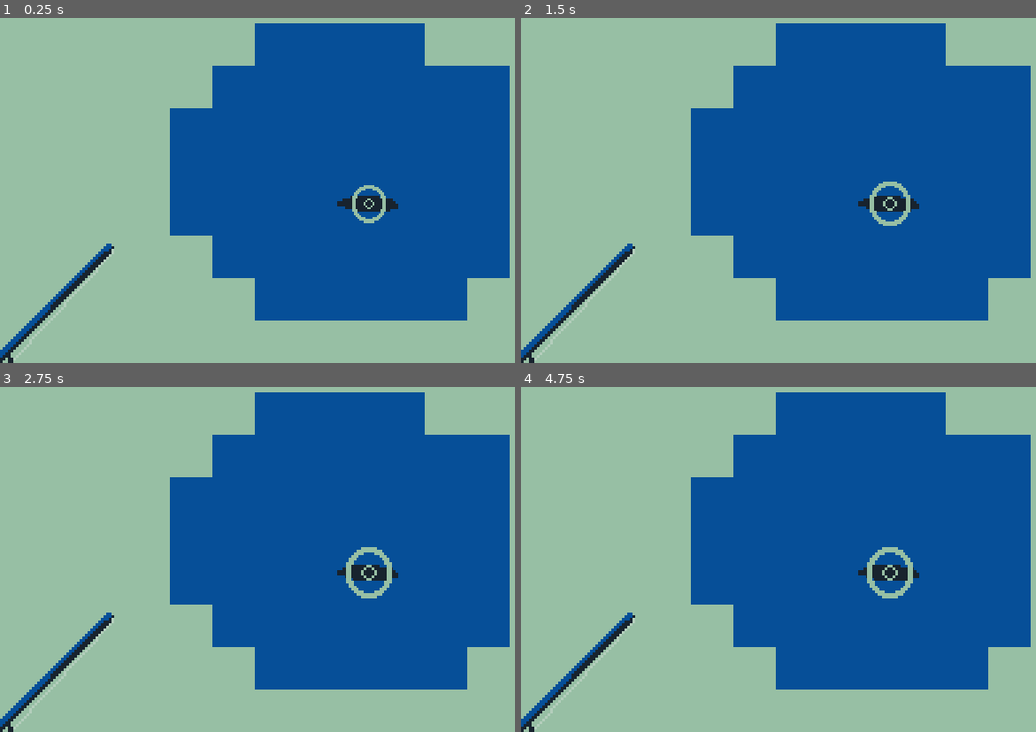
Above: before the commit, frames 1-4 (two rows, left to right).
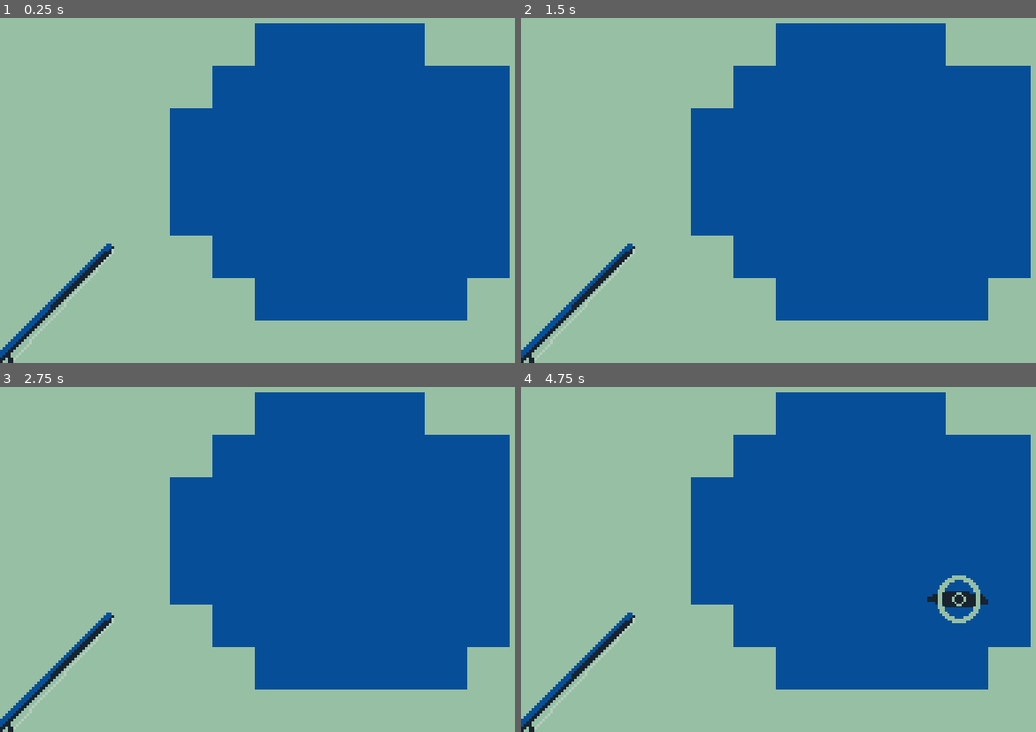
Above: after the commit, the same moments.

Repository: mathew-tran/fish-clicker
Game: Godot game, scene res://Scenes/Main.tscn
Same seed, same stepped clock (60 frames per second), same inputs: the game is played once before the commit and once after it.
Inputs:
- Up to frame 1 (0.25 s): no input
- Up to frame 2 (1.5 s): tap Enter at 1.25 s
- Up to frame 3 (2.75 s): no input
- Up to frame 4 (4.75 s): no input

The runs differ from the first frame. In frame 1, 0.6% of the frame differs, in the area x 65-78%, y 48-60%; in frame 2, 0.7%; in frame 3, 0.8%; in frame 4, 1.5%, in the area x 65-91%, y 46-69%.

Commit message:
fish spawner spawns fish

Diff:
--- a/fishclicker/Prefabs/Fish.tscn
+++ b/fishclicker/Prefabs/Fish.tscn
@@ -1,9 +1,25 @@
-[gd_scene load_steps=8 format=3 uid="uid://lq2p2dxhm7r7"]
+[gd_scene load_steps=9 format=3 uid="uid://lq2p2dxhm7r7"]
 
 [ext_resource type="Texture2D" uid="uid://mcnxhrnpmffy" path="res://Art/Sprites/Fish/Small.png" id="1_b0x67"]
 [ext_resource type="Script" path="res://Scripts/Fish.gd" id="1_bd4gt"]
 [ext_resource type="PackedScene" uid="uid://kabmds7dffp3" path="res://Prefabs/Activity.tscn" id="2_lxnhx"]
 [ext_resource type="PackedScene" uid="uid://c2tnx6dteb1h6" path="res://Prefabs/Splash.tscn" id="3_uukyq"]
+[ext_resource type="Texture2D" uid="uid://cthfkkaock6k" path="res://Art/Sprites/Fish/Detail/GoldFish.png" id="5_p83jl"]
+
+[sub_resource type="Animation" id="Animation_yja77"]
+length = 0.001
+tracks/0/type = "value"
+tracks/0/imported = false
+tracks/0/enabled = true
+tracks/0/path = NodePath(".:position")
+tracks/0/interp = 1
+tracks/0/loop_wrap = true
+tracks/0/keys = {
+"times": PackedFloat32Array(0),
+"transitions": PackedFloat32Array(1),
+"update": 0,
+"values": [Vector2(0, 0)]
+}
 
 [sub_resource type="Animation" id="Animation_2srqr"]
 resource_name = "anim"
@@ -19,21 +35,6 @@
 "transitions": PackedFloat32Array(1, 1, 1, 1),
 "update": 0,
 "values": [Vector2(0, 0), Vector2(-4, 0), Vector2(4, 0), Vector2(0, 0)]
-}
-
-[sub_resource type="Animation" id="Animation_yja77"]
-length = 0.001
-tracks/0/type = "value"
-tracks/0/imported = false
-tracks/0/enabled = true
-tracks/0/path = NodePath(".:position")
-tracks/0/interp = 1
-tracks/0/loop_wrap = true
-tracks/0/keys = {
-"times": PackedFloat32Array(0),
-"transitions": PackedFloat32Array(1),
-"update": 0,
-"values": [Vector2(0, 0)]
 }
 
 [sub_resource type="AnimationLibrary" id="AnimationLibrary_1vj5r"]
@@ -71,4 +72,19 @@
 offset_right = 10.0
 offset_bottom = 10.0
 
+[node name="DetailedFish" type="Sprite2D" parent="."]
+visible = false
+texture = ExtResource("5_p83jl")
+script = ExtResource("1_bd4gt")
+
+[node name="RunAwayTimer" type="Timer" parent="."]
+one_shot = true
+
+[node name="CompleteTimer" type="Timer" parent="."]
+wait_time = 1.5
+one_shot = true
+
+[connection signal="animation_finished" from="FishSprite/AnimationPlayer" to="." method="_on_animation_player_animation_finished"]
 [connection signal="button_up" from="Area2D" to="." method="_on_area_2d_button_up"]
+[connection signal="timeout" from="RunAwayTimer" to="." method="_on_run_away_timer_timeout"]
+[connection signal="timeout" from="CompleteTimer" to="." method="_on_complete_timer_timeout"]
--- /dev/null
+++ b/fishclicker/Prefabs/FishSpawner.tscn
@@ -0,0 +1,11 @@
+[gd_scene load_steps=2 format=3 uid="uid://danivpwggton7"]
+
+[ext_resource type="Script" path="res://Scripts/FishSpawner.gd" id="1_y3aks"]
+
+[node name="FishSpawner" type="Node"]
+script = ExtResource("1_y3aks")
+
+[node name="Timer" type="Timer" parent="."]
+one_shot = true
+
+[connection signal="timeout" from="Timer" to="." method="_on_timer_timeout"]
--- a/fishclicker/Prefabs/FishingRod.tscn
+++ b/fishclicker/Prefabs/FishingRod.tscn
@@ -2,6 +2,21 @@
 
 [ext_resource type="Texture2D" uid="uid://cw6ts8ywxxs27" path="res://Art/Sprites/Rod.png" id="1_mecuj"]
 [ext_resource type="Script" path="res://Scripts/FishingRod.gd" id="2_ag8vk"]
+
+[sub_resource type="Animation" id="Animation_yl5eu"]
+length = 0.001
+tracks/0/type = "value"
+tracks/0/imported = false
+tracks/0/enabled = true
+tracks/0/path = NodePath(".:rotation")
+tracks/0/interp = 1
+tracks/0/loop_wrap = true
+tracks/0/keys = {
+"times": PackedFloat32Array(0),
+"transitions": PackedFloat32Array(1),
+"update": 0,
+"values": [0.0]
+}
 
 [sub_resource type="Animation" id="Animation_hwtd0"]
 resource_name = "anim"
@@ -17,21 +32,6 @@
 "transitions": PackedFloat32Array(1, 1, 1, 1),
 "update": 0,
 "values": [0.0, -0.0872665, 0.0872665, 0.0]
-}
-
-[sub_resource type="Animation" id="Animation_yl5eu"]
-length = 0.001
-tracks/0/type = "value"
-tracks/0/imported = false
-tracks/0/enabled = true
-tracks/0/path = NodePath(".:rotation")
-tracks/0/interp = 1
-tracks/0/loop_wrap = true
-tracks/0/keys = {
-"times": PackedFloat32Array(0),
-"transitions": PackedFloat32Array(1),
-"update": 0,
-"values": [0.0]
 }
 
 [sub_resource type="AnimationLibrary" id="AnimationLibrary_f65s2"]
@@ -55,3 +55,7 @@
 "": SubResource("AnimationLibrary_f65s2")
 }
 speed_scale = 1.5
+
+[node name="Fishing Area" type="RayCast2D" parent="."]
+position = Vector2(16, 2)
+target_position = Vector2(0, 5)
--- a/fishclicker/Prefabs/SpawnMarker.tscn
+++ b/fishclicker/Prefabs/SpawnMarker.tscn
@@ -3,6 +3,6 @@
 [ext_resource type="Texture2D" uid="uid://dnp7pxuamsmfn" path="res://Art/Sprites/InEditor/SpawnMarker.png" id="1_nxcqp"]
 [ext_resource type="Script" path="res://Scripts/SpawnMarker.gd" id="2_x8166"]
 
-[node name="SpawnMarker" type="Sprite2D"]
+[node name="SpawnMarker" type="Sprite2D" groups=["SpawnMarker"]]
 texture = ExtResource("1_nxcqp")
 script = ExtResource("2_x8166")
--- /dev/null
+++ b/fishclicker/Resources/FishData.gd
@@ -0,0 +1,15 @@
+extends Resource
+
+class_name FishData
+
+enum SIZE {
+	SMALL,
+	LARGE
+}
+
+@export var FishImage : Texture
+@export var FishName = ""
+@export var FishSize : SIZE
+@export var FishID = "A000"
+@export var Tugs = 3
+@export var TimeLimit = 5.0
--- /dev/null
+++ b/fishclicker/Resources/Levels/Pond/P001_GoldFish.tres
@@ -0,0 +1,13 @@
+[gd_resource type="Resource" script_class="FishData" load_steps=3 format=3 uid="uid://byl4nrhgkmfeb"]
+
+[ext_resource type="Script" path="res://Resources/FishData.gd" id="1_clxro"]
+[ext_resource type="Texture2D" uid="uid://cthfkkaock6k" path="res://Art/Sprites/Fish/Detail/GoldFish.png" id="1_mwbec"]
+
+[resource]
+script = ExtResource("1_clxro")
+FishImage = ExtResource("1_mwbec")
+FishName = "Goldfish"
+FishSize = 0
+FishID = "P000"
+Tugs = 3
+TimeLimit = 5.0
--- a/fishclicker/Scenes/Main.tscn
+++ b/fishclicker/Scenes/Main.tscn
@@ -3,7 +3,7 @@
 [ext_resource type="Texture2D" uid="uid://cmac1n1xjmu75" path="res://Art/Sprites/Environment.png" id="1_ucgu0"]
 [ext_resource type="PackedScene" uid="uid://dh11xq6bpg5aq" path="res://Prefabs/FishingRod.tscn" id="2_5uww4"]
 [ext_resource type="PackedScene" uid="uid://qdxgrfsmk8dm" path="res://Prefabs/SpawnMarker.tscn" id="3_4ctxt"]
-[ext_resource type="PackedScene" uid="uid://lq2p2dxhm7r7" path="res://Prefabs/Fish.tscn" id="3_pn1kb"]
+[ext_resource type="PackedScene" uid="uid://danivpwggton7" path="res://Prefabs/FishSpawner.tscn" id="5_q0kc4"]
 
 [sub_resource type="TileSetAtlasSource" id="TileSetAtlasSource_eykgf"]
 texture = ExtResource("1_ucgu0")
@@ -36,8 +36,6 @@
 layer_0/tile_data = PackedInt32Array(0, 65537, 1, 65536, 65537, 1, 131072, 65537, 1, 196608, 65537, 1, 262144, 65537, 1 …(2579 unchanged characters)…
 
 [node name="FishingRod" parent="TileMap" instance=ExtResource("2_5uww4")]
-
-[node name="Fish" parent="." instance=ExtResource("3_pn1kb")]
 
 [node name="SpawnMarkers" type="Node2D" parent="."]
 visible = false
@@ -83,3 +81,5 @@
 
 [node name="SpawnMarker14" parent="SpawnMarkers" instance=ExtResource("3_4ctxt")]
 position = Vector2(115, 119)
+
+[node name="FishSpawner" parent="." instance=ExtResource("5_q0kc4")]
--- a/fishclicker/Scripts/Fish.gd
+++ b/fishclicker/Scripts/Fish.gd
@@ -1,36 +1,70 @@
 extends Node2D
 
+class_name Fish
 
 enum STATE {
 	WAITING,
 	FIGHTING,
+	COMPLETE
 }
 
 var CurrentState = STATE.WAITING
 var ClickAmount = 0
 # Called when the node enters the scene tree for the first time.
-func _ready():
-	ClickAmount = randi_range(3, 20)
-	pass # Replace with function body.
 
+signal Dead
+signal Caught
 
-# Called every frame. 'delta' is the elapsed time since the previous frame.
-func _process(delta):
-	pass
+func Setup(fishData : FishData):
+	ClickAmount = fishData.Tugs + randi_range(0, 3)
+	$RunAwayTimer.wait_time = fishData.TimeLimit + randf_range(1, 5)
+	$DetailedFish.texture = fishData.FishImage
 
+	match fishData.FishSize:
+		FishData.SIZE.SMALL:
+			$FishSprite.texture = load("res://Art/Sprites/Fish/Small.png")
+		FishData.SIZE.LARGE:
+			$FishSprite.texture = load("res://Art/Sprites/Fish/Medium.png")
 
 func _on_area_2d_button_up():
 	match CurrentState:
 		STATE.WAITING:
 			CurrentState = STATE.FIGHTING
-			get_tree().get_nodes_in_group("FishingRod")[0].AttachToFish($FishSprite)
+			get_tree().get_nodes_in_group("FishingRod")[0].AttachToFish(self)
 			$Activity.visible = false
 			$SplashAnim.visible = true
 			$SplashAnim.Play()
 			$FishSprite/AnimationPlayer.play("anim")
+			$RunAwayTimer.start()
 		STATE.FIGHTING:
 			$SplashAnim.Play()
 			ClickAmount -= 1
 			if ClickAmount <= 0:
-				queue_free()
+				CurrentState = STATE.COMPLETE
+				$FishSprite/AnimationPlayer.stop()
+				$SplashAnim.stop()
+				$DetailedFish.visible = true
+				$SplashAnim.visible = false
+				$FishSprite.visible = false
+				$RunAwayTimer.stop()
+				$CompleteTimer.start()
+				var tween = get_tree().create_tween()
+				tween.tween_property(self, "global_position", get_tree().get_nodes_in_group("FishingRod")[0].GetSittingArea(), randf_range(.3, .8))
+				Caught.emit()
+
+
+func _on_run_away_timer_timeout():
+	Dead.emit()
+	queue_free()
+
+func GetFishSprite():
+	return $FishSprite
+
+
+func _on_complete_timer_timeout():
+	queue_free()
+
+
+func _on_animation_player_animation_finished(anim_name):
+	$FishSprite/AnimationPlayer.speed_scale = randf_range(1, 3.5)
 	pass # Replace with function body.
--- /dev/null
+++ b/fishclicker/Scripts/FishSpawner.gd
@@ -0,0 +1,31 @@
+extends Node
+
+class_name FishSpawner
+
+func _ready():
+	DetermineTime()
+
+func DetermineTime():
+	$Timer.wait_time = randf_range(2, 4)
+	$Timer.start()
+	print("Spawning Fish")
+
+func _on_timer_timeout():
+	SpawnFish()
+
+func SpawnFish():
+	var Spawns = get_tree().get_nodes_in_group("SpawnMarker")
+	Spawns.shuffle()
+	var newSpawn = Spawns[0].global_position
+	var fishInstance = load("res://Prefabs/Fish.tscn").instantiate() as Fish
+	fishInstance.Setup(load("res://Resources/Levels/Pond/P001_GoldFish.tres"))
+	fishInstance.global_position = newSpawn
+	add_child(fishInstance)
+	fishInstance.Dead.connect(OnFishDead)
+	fishInstance.Caught.connect(OnFishCaught)
+
+func OnFishDead():
+	DetermineTime()
+
+func OnFishCaught():
+	DetermineTime()
--- a/fishclicker/Scripts/FishingRod.gd
+++ b/fishclicker/Scripts/FishingRod.gd
@@ -3,9 +3,14 @@
 var FishRef = null
 
 
-func AttachToFish(fishToAttachTo):
-	FishRef = fishToAttachTo
+func AttachToFish(fishToAttachTo : Fish):
+	FishRef = fishToAttachTo.GetFishSprite()
+	fishToAttachTo.Caught.connect(OnCaught)
+
 	$AnimationPlayer.play("anim")
+
+func OnCaught():
+	$AnimationPlayer.stop()
 
 func _physics_process(delta):
 	if is_instance_valid(FishRef):
@@ -13,3 +18,6 @@
 	else:
 		$Line2D.points[1] = $Line2D.points[0]
 		$AnimationPlayer.stop()
+
+func GetSittingArea():
+	return $"Fishing Area".global_position
--- a/fishclicker/project.godot
+++ b/fishclicker/project.godot
@@ -19,6 +19,7 @@
 
 window/size/viewport_width=240
 window/size/viewport_height=160
+window/size/mode=2
 window/stretch/mode="canvas_items"
 
 [rendering]
Binary file added: fishclicker/Art/Sprites/Fish/Detail/GoldFish.png
Not shown, added: fishclicker/Art/Sprites/Fish/Detail/GoldFish.png.import
Not shown, removed: Art/Palette.png
